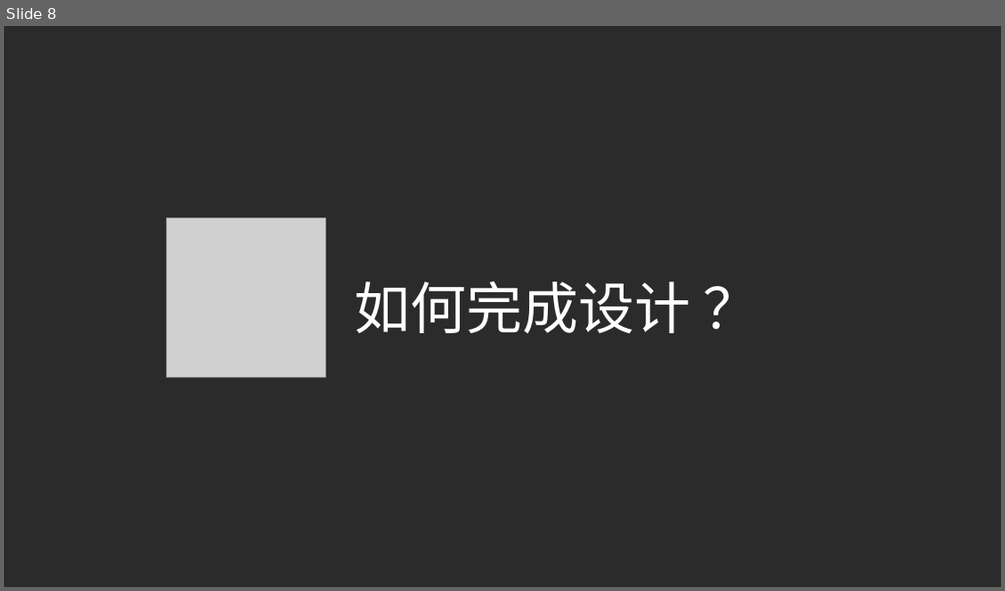
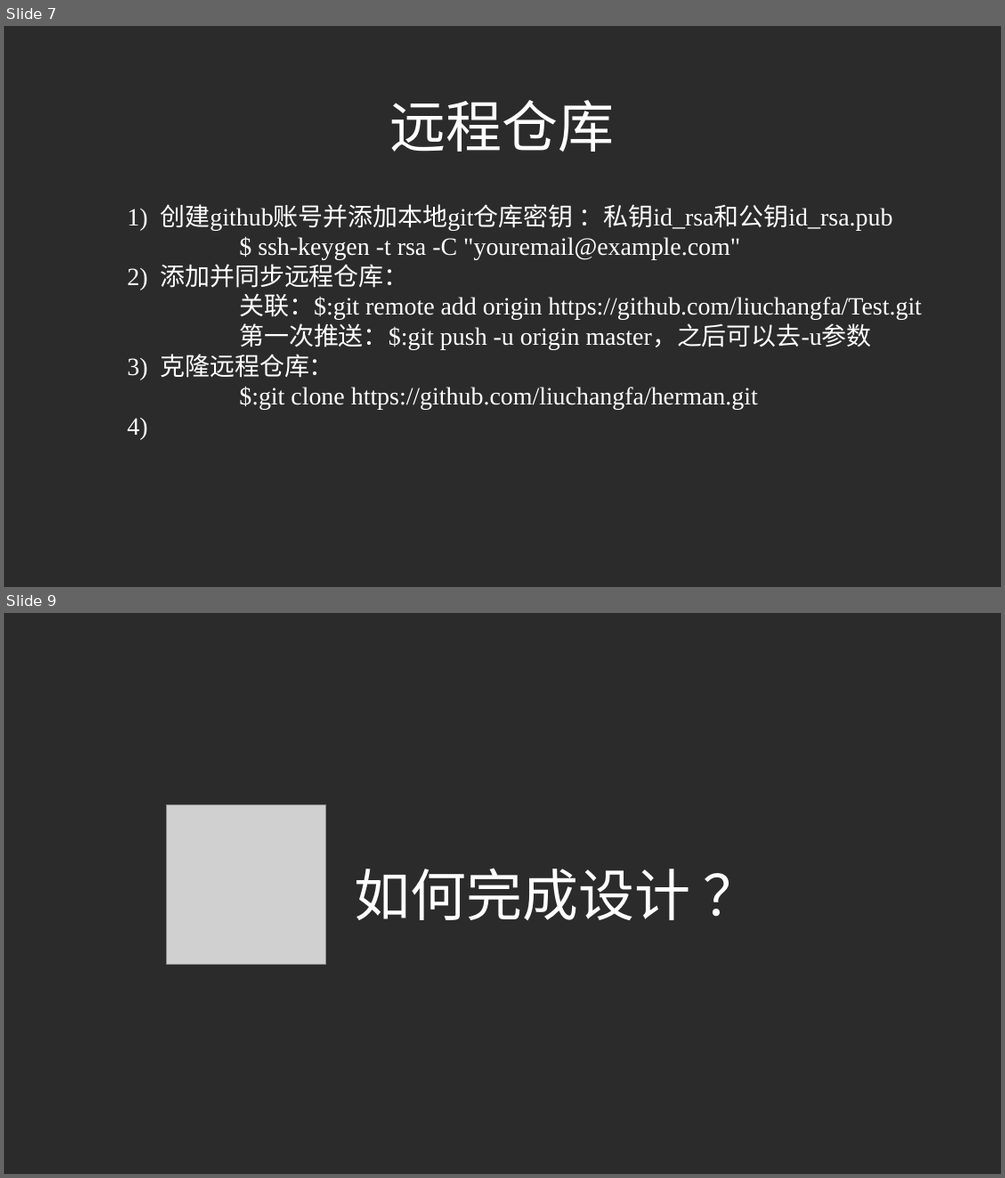
Before and after one commit to liuchangfa/workplace, a slide deck: training/Git/Git.ppt. Shown one above the other, each under a label of ours: slide 8 before the commit, slides 7 and 9 after it; the slides between them are not shown. The pictures are 1005x591 and 1005x1178 pixels, drawn with LibreOffice and Linux fonts; fonts in the diff are those of the drawing; grey boxes stand for pictures; background and template pictures are left out; a plain dark background stands for a picture behind light text. Boxes give left, top, right and bottom in pixels: in the first picture for what was removed or moved away, otherwise in the second. Text is boxed around its words. In the diff, an @@ line names an element or a change of style, - is before the commit and + after.

```diff
--- a/training/Git/Git.ppt
+++ b/training/Git/Git.ppt
@@ slide 7 added at [4, 26, 1001, 587], background picture (left out) @@
@@ text added at [390, 100, 615, 151], 36 pt, text #FFFFFF @@
+远程仓库
@@ text added at [127, 204, 921, 439], 16 pt, text #FFFFFF @@
+1) 创建github账号并添加本地git仓库密钥 ：私钥id_rsa和公钥id_rsa.pub
+$ ssh-keygen -t rsa -C "youremail@example.com"
+2) 添加并同步远程仓库：
+关联：$:git remote add origin https://github.com/liuchangfa/Test.git
+第一次推送：$:git push -u origin master，之后可以去-u参数
+3) 克隆远程仓库：
+$:git clone https://github.com/liuchangfa/herman.git
+4)
@@ what was slide 8 is now slide 9 @@
```
Also in this commit, not shown: 1 slide changed, 2 other slides added, 2 slides removed, 3 other files.
